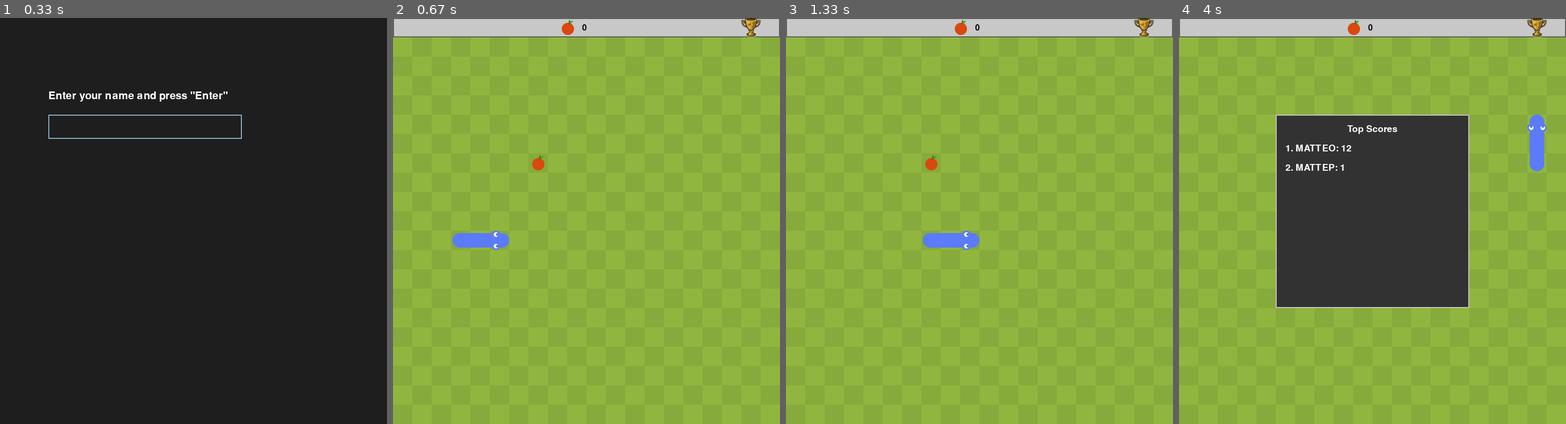
Above: before the commit, frames 1-4 (left to right).
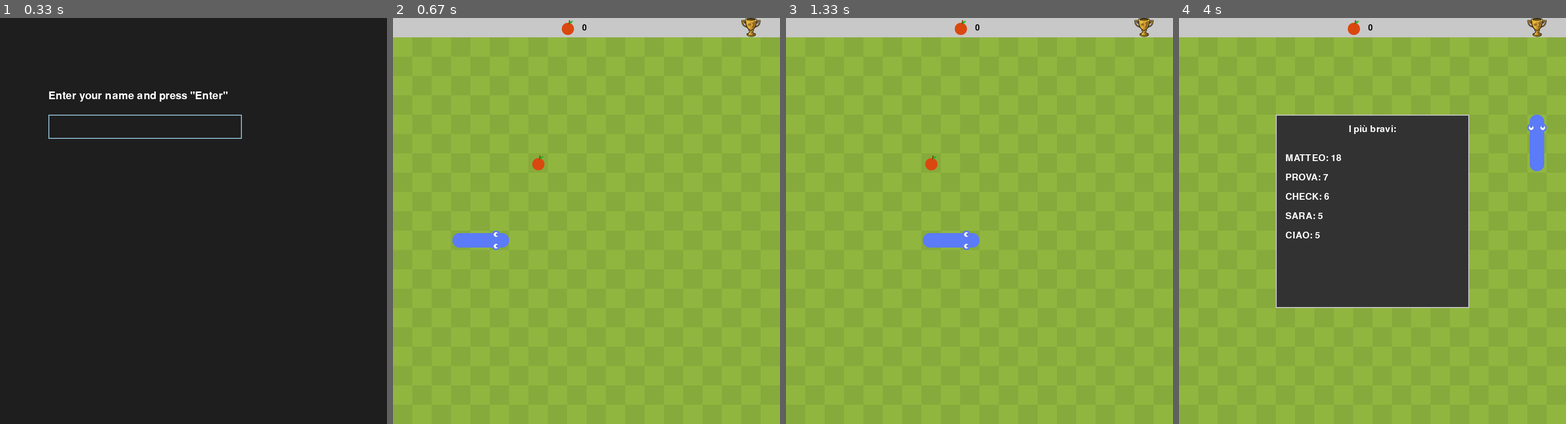
Above: after the commit, the same moments.

Repository: Agap3w/CS50p_finalProject
Game: pygame game, started from CS50P-Final_Project/snake_game.py
Same seed, same stepped clock (60 frames per second), same inputs: the game is played once before the commit and once after it.
Inputs (mouse positions are in pixels of both pictures, inside the frame that each line leads up to):
- Up to frame 1 (0.33 s): no input
- Up to frame 2 (0.67 s): tap Enter at 0.33 s
- Up to frame 3 (1.33 s): hold Right 0.67-1.13 s; hold Up from 1.22 s (still down)
- Up to frame 4 (4 s): release Up at 1.52 s; hold Right 1.55-2.02 s; click (1535, 26) at 2.67 s; hold Down 2.95-3.25 s; hold Up 3.28-3.68 s; click (1535, 26) at 3.77 s

Frame 1 is identical in both runs. In frame 2, 0.5% of the frame differs, in the area x 0-100%, y 0-5%; in frame 3, 0.5%; in frame 4, 1.3%, in the area x 0-100%, y 0-55%.

Commit message:
code pronto per push - manca md

Diff:
--- a/CS50P-Final_Project/snake_game.py
+++ b/CS50P-Final_Project/snake_game.py
@@ -47,6 +47,15 @@
         with sqlite3.connect('snake.db') as db:
             db.execute('INSERT INTO scores (username, score) VALUES (?, ?)', (self.username, score))
 
+    #prendo dato record utente corrente
+    def get_high_score(self):
+        with sqlite3.connect('snake.db') as db:
+            cursor = db.cursor()
+            cursor.execute("SELECT MAX(score) FROM scores WHERE username = ?", (self.username,))
+            result = cursor.fetchone()
+            return result[0] if result[0] else 0
+
+    # prendo dati per hall of fame
     def get_high_scores(self, limit=5):
         with sqlite3.connect('snake.db') as db:
             cursor = db.cursor()
@@ -55,6 +64,13 @@
                 (limit,)
             )
             return cursor.fetchall()
+
+    def get_previous_best_score(self):
+        with sqlite3.connect('snake.db') as db:
+            cursor = db.cursor()
+            cursor.execute('SELECT MAX(score) FROM scores WHERE username = ?', (self.username,))
+            result = cursor.fetchone()
+            return result[0] if result and result[0] else 0
 
 #il serpente
 class SNAKE:
@@ -161,7 +177,7 @@
 class FRUIT:
     def __init__(self):
         self.x = random.randint(0,cell_number-1)
-        self.y = random.randint(1,cell_number+1)
+        self.y = random.randint(1,cell_number)
         self.pos = Vector2(self.x, self.y)
 
 
@@ -182,6 +198,13 @@
         self.game_manager = game_manager  # Store reference to the game manager
         self.username = self.game_manager.username  # Fetch username from GameManager
 
+        #initialize record-related attributes
+        self.previous_best = self.game_manager.get_previous_best_score()  # Fetch player's best score
+        self.new_record = False  # Track if a new record is in progress
+        self.record_start_time = None  # Track when record notification starts
+        self.record_sound = pygame.mixer.Sound("static/saetta.wav")  # Audio for new record
+        self.record_sound_played = False  # New flag to track sound playback
+
         # Initialize animation-related attributes
         self.animation_active = False
         self.animation_start_time = 0
@@ -190,6 +213,9 @@
         self.animation_speed = 6  # Adjust speed
         self.animation_cause = None  # Store cause
 
+
+        self.animation_sound = pygame.mixer.Sound("static/sirena.wav")  # Add sound effect for ambulance and sheriff animations
+
     def update(self):
         if not self.animation_active and self.snake.direction != Vector2(0, 0):  # Only update if the snake is moving
             self.snake.move_snake()
@@ -218,15 +244,39 @@
             self.snake.add_block()
             self.snake.play_crunch_sound()
 
+        # Check for new record
+        current_score = len(self.snake.body) - 3
+        if current_score > self.previous_best:  # Check if it's a new record
+            if not self.record_sound_played:  # Play the sound only once
+                self.record_sound.play()
+                self.record_sound_played = True  # Prevent replaying during the same session
+            self.new_record = True  # Indicate a new record is in progress
+            self.record_start_time = pygame.time.get_ticks()  # Save the start time for the record animation
+        else:
+            self.new_record = False  # Reset if not a new record
+            self.record_start_time = None
+
         #se frutta respawna su serpente, ripeto respawn
         for block in self.snake.body[1:]:
             if block == self.fruit.pos:
                 self.fruit.randomize()
 
+    def get_high_score(self):
+    #Fetch the current high score from the database.
+        return self.game_manager.get_high_score()
+
     def game_over(self, cause):
         # Save the current score using GameManager
         current_score = len(self.snake.body) - 3
         self.game_manager.insert_score(current_score)
+
+        # Update the previous_best dynamically after inserting the new score
+        self.previous_best = self.game_manager.get_previous_best_score()
+
+        # Reset record-related attributes
+        self.record_sound_played = False
+        self.new_record = False  # Reset record flag
+        self.record_start_time = None  # Reset record timing
 
         # Display game-over animation and message
         self.start_animation(cause)
@@ -237,7 +287,7 @@
         self.animation_pos_x = -200  # Start off-screen
         self.animation_start_time = pygame.time.get_ticks()  # Get current time for animation duration
         self.animation_cause = cause  # Set the cause of the animation (e.g., "collision" or "fail")
-
+        self.animation_sound.play() # Play the sound when animation starts
 
     def update_animation(self):
         if self.animation_active:
@@ -252,7 +302,7 @@
                 self.animation_active = False
                 self.snake.reset()  # Reset the snake after animation
 
-            screen.fill((0, 0, 0))  # Clear the screen
+            screen.fill((50, 50, 50))  # Clear the screen
 
             # Center position in the X-axis
             center_x = (cell_number * cell_size) // 3
@@ -264,11 +314,10 @@
 
             if self.animation_cause == "collision":
                 screen.blit(pygame.image.load("static/ambulanza.png"), (self.animation_pos_x, (cell_number+1)*cell_size//2 - 50))
-                self.display_message("Ahia che male! AMBULANZA!", (255, 0, 0))
+                self.display_message("Ahia che male! AMBULANZA!", (255, 165, 0))
             elif self.animation_cause == "fail":
                 screen.blit(pygame.image.load("static/sceriffo.png"), (self.animation_pos_x, (cell_number+1)*cell_size//2 - 50))
                 self.display_message("Il serpente è scappato! SCERIFFO!", (255, 165, 0))
-
 
     def display_message(self, message, color):
         font = pygame.font.Font(None, 50)  # Choose font and size
@@ -284,7 +333,6 @@
                     return
             if pygame.time.get_ticks() - start_time > 5000:  # 5 seconds timeout
                 return
-
 
     def draw_grass(self):
         grass_colour = (135,170,60)
@@ -303,29 +351,45 @@
     def draw_titanPanel(self):
         # Draw score bar
         panel_frame_rect = pygame.Rect(0, 0, cell_size * cell_number, cell_size)  # Top row (20 cells wide)
-        pygame.draw.rect(screen, (200, 200, 200), panel_frame_rect)  # Greenish background
         pygame.draw.rect(screen, (90, 90, 90), panel_frame_rect, 2)  # Grey border (2-pixel thick)
 
-        # Draw the score text
-        score_text = str(len(self.snake.body) - 3)  # Calculate score
-        score_surface = game_font.render(score_text, True, (0, 0, 0)    )  # Black text
-        score_x = cell_size * (cell_number // 2)  # 2 cells away from the right edge
-        score_y = cell_size // 2  # Center vertically within the row
-        score_rect = score_surface.get_rect(midright=(score_x, score_y))
-        screen.blit(score_surface, score_rect)  # Draw the score
-
-        # Draw the apple
-        apple_rect = apple.get_rect(midright=(score_rect.left - 10, score_rect.centery))  # 10px gap to the left of the score
-        screen.blit(apple, apple_rect)  # Draw the apple icon
-
-        # Draw the username
-        username_surface = game_font.render(f"{self.username}", True, (0, 0, 0))
-        screen.blit(username_surface, (50, 10))  # Display username at top-left
-
-        # Draw the trophy
-        trophy_rect = trophy.get_rect(midright=(panel_frame_rect.right - 40, score_rect.centery))  # 10px gap to the left of the score
-        screen.blit(trophy, trophy_rect)
-        self.trophy_button_rect = trophy_rect  # Add click detection for the trophy button
+        current_score = len(self.snake.body) - 3  # Calculate current score
+        high_score = self.get_high_score()  # Always fetch the latest high score
+
+        if current_score > high_score:
+            # New record is in progress
+            if not self.new_record:
+                self.new_record = True  # Set new record flag
+
+            pygame.draw.rect(screen, (255, 0, 0), panel_frame_rect)  # Red Titan Panel
+
+            # Draw the "NEW RECORD IN PROGRESS" message
+            record_surface = game_font.render(f"NEW RECORD IN PROGRESS: {current_score}", True, (255, 255, 255))
+            screen.blit(record_surface, (panel_frame_rect.centerx - record_surface.get_width() // 2, 10))
+
+
+        else:
+            pygame.draw.rect(screen, (200, 200, 200), panel_frame_rect)  # Default gray Titan Panel
+
+            # Draw the score text
+            score_surface = game_font.render(str(current_score), True, (0, 0, 0))  # Black text
+            score_x = cell_size * (cell_number // 2)  # Centered score
+            score_y = cell_size // 2  # Vertically centered
+            score_rect = score_surface.get_rect(midright=(score_x, score_y))
+            screen.blit(score_surface, score_rect)  # Draw the score
+
+            # Draw the apple icon
+            apple_rect = apple.get_rect(midright=(score_rect.left - 10, score_rect.centery))  # 10px gap to the left of the score
+            screen.blit(apple, apple_rect)  # Draw the apple icon
+
+            # Draw the username
+            username_surface = game_font.render(f"{self.username}", True, (0, 0, 0))
+            screen.blit(username_surface, (50, 10))  # Display username at top-left
+
+            # Draw the trophy icon
+            trophy_rect = trophy.get_rect(midright=(panel_frame_rect.right - 40, score_rect.centery))  # 10px gap
+            screen.blit(trophy, trophy_rect)
+            self.trophy_button_rect = trophy_rect  # Add click detection for trophy
 
     def show_high_scores(self):
         popup_width = cell_size * 10
@@ -337,12 +401,14 @@
         high_scores = self.game_manager.get_high_scores()  # Fetch from GameManager
 
         font = pygame.font.Font(None, 28)
-        title_surface = font.render("Top Scores", True, (255, 255, 255))
+        title_surface = font.render("I più bravi:", True, (255, 255, 255))
         popup_surface.blit(title_surface, (popup_width // 2 - title_surface.get_width() // 2, 20))
 
         y_offset = 60
-        for idx, (user, score) in enumerate(high_scores, start=1):
-            score_text = f"{idx}. {user}: {score}"
+        y_offset += 20  # Add extra space (this is the newline effect)
+
+        for _, (user, score) in enumerate(high_scores):  # Ignore the index by using `_`
+            score_text = f"{user}: {score}"  # Remove the number before the user
             score_surface = font.render(score_text, True, (255, 255, 255))
             popup_surface.blit(score_surface, (20, y_offset))
             y_offset += 40
Not shown, changed: CS50P-Final_Project/README.md
Binary file changed: CS50P-Final_Project/snake.db
Binary file changed: CS50P-Final_Project/static/ambulanza.png
Not shown, added: CS50P-Final_Project/static/saetta.wav
Not shown, added: CS50P-Final_Project/static/sirena.wav
